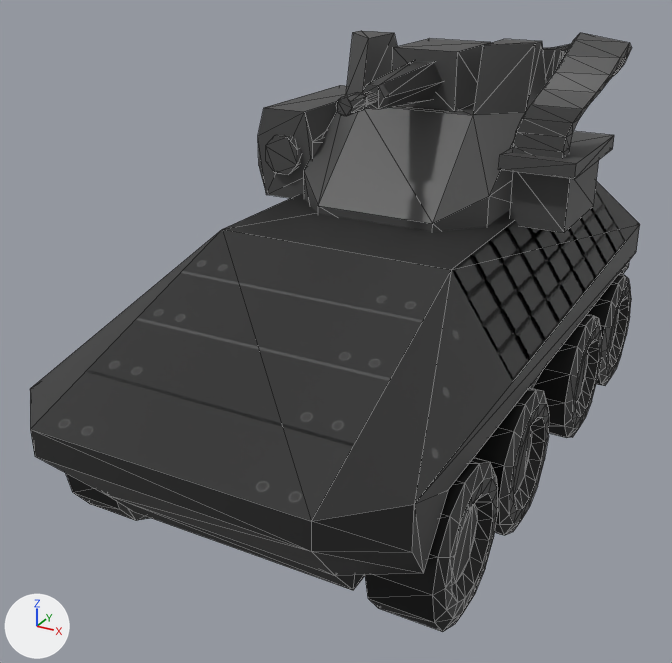
A saved change to the glTF model Assets/Models/Units/AntiInfantry/AntiInfantry.glb.
Before and after are seen from a 50 mm lens placed at (3.22, -6.8, 2.61), pointed at (-0.24, -0.51, -0.54). Lighting does not change. The marker at lower left points along +X, +Y and +Z. Mesh edges are drawn as thin lines. Where no turn or scale is listed for an object, it has been applied to the vertices. Vertices at the same position are counted once.

Names of what the first picture shows: 'Body', 'Body.002', 'Body.003', 'Body.004', 'Body.005', 'Body.009', 'Cannon', 'Turret'.
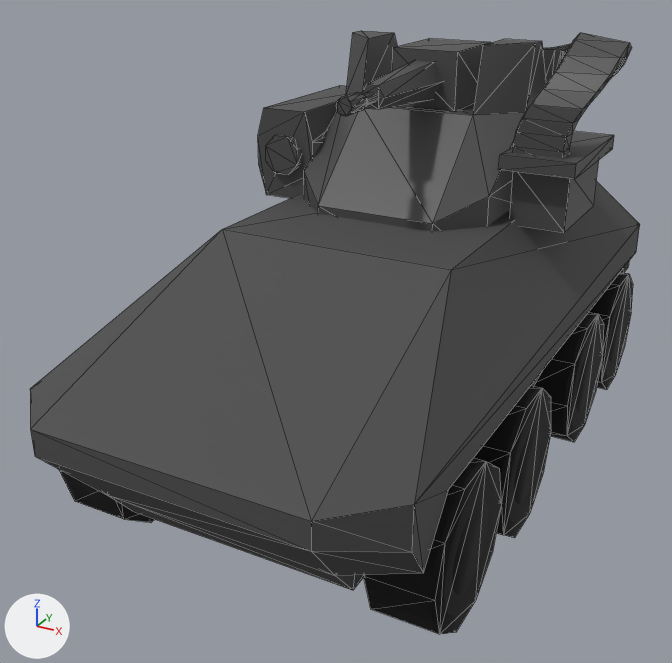
The newer file is also turned or shifted as a whole; pictures and numbers use the older file's frame.

Edits to the scene script, one JSON object a line:
```json
{"op": "add", "block": "img_normal_tire", "code": ["img_normal_tire = load_image('normal_tire', '_unpacked/normal_tire', 1024, 1034, 'Non-Color')"]}
{"op": "add", "block": "mat_body", "code": ["mat_body = principled_material('Body')", "mat_body.base_color = (0.0685, 0.0685, 0.0685)  # dark grey #4a4a4a", "mat_body.roughness = 0.75"]}
{"op": "add", "block": "mat_tire_001", "code": ["mat_tire_001 = bpy.data.materials.new('Tire.001')", "# colours: black #000000", "# uses the picture img_normal_tire"]}
{"block": "me_cube_005", "where": "me_cube_005.from_pydata(...)  # 50 vertices, 92 faces; spans x -1.48..1.48, y -3.14..2.97, z -1.42..0.39"}
{"block": "me_cube_005", "where": "# used by ob_body; location = (0.0, 0.0, 0.0)"}
{"block": "me_cube_005", "change": "me_cube_005 part 1: 92 faces spanning x -1.48..1.48, y -3.14..2.97, z -1.42..0.39 switch from mat_basecolor to mat_body (dark grey #4a4a4a)"}
{"op": "add", "block": "me_cylinder_009", "code": ["me_cylinder_009 = bpy.data.meshes.new('Cylinder.009')", "me_cylinder_009.from_pydata(...)  # a 10-sided cylinder along x spanning x -0.247..0.247, y -0.599..0.599, z -0.569..0.569", "me_cylinder_009.materials.append(mat_tire_001)"]}
{"op": "add", "block": "me_cylinder_005", "code": ["me_cylinder_005 = bpy.data.meshes.new('Cylinder.005')", "me_cylinder_005.from_pydata(...)  # a 10-sided cylinder along x spanning x -0.229..0.265, y -0.599..0.599, z -0.569..0.569", "me_cylinder_005.materials.append(mat_tire_001)"]}
{"op": "remove", "block": "ob_body_002", "code": ["ob_body_002 = bpy.data.objects.new('Body.002', me_cube_002)", "ob_body_002.location = (0.0, 0.0, 0.0)"]}
{"op": "remove", "block": "ob_body_003", "code": ["ob_body_003 = bpy.data.objects.new('Body.003', me_cube_003)", "ob_body_003.location = (0.0, 0.0, 0.0)"]}
{"op": "remove", "block": "ob_body_004", "code": ["ob_body_004 = bpy.data.objects.new('Body.004', me_cube_004)", "ob_body_004.location = (0.0, 0.0, 0.0)"]}
{"op": "remove", "block": "ob_body_005", "code": ["ob_body_005 = bpy.data.objects.new('Body.005', me_cube_006)", "ob_body_005.location = (0.0, 0.0, 0.0)"]}
{"op": "remove", "block": "ob_body_009", "code": ["ob_body_009 = bpy.data.objects.new('Body.009', me_cube_010)", "ob_body_009.location = (0.0, 0.0, 0.0)"]}
{"op": "add", "block": "ob_tire_v2_007", "code": ["ob_tire_v2_007 = bpy.data.objects.new('Tire_v2.007', me_cylinder_009)", "ob_tire_v2_007.location = (-1.3, -1.9, -1.19)"]}
{"op": "add", "block": "ob_tire_v2_003", "code": ["ob_tire_v2_003 = bpy.data.objects.new('Tire_v2.003', me_cylinder_005)", "ob_tire_v2_003.location = (1.28, 2.16, -1.19)"]}
{"op": "add", "block": "ob_tire_v2_002", "code": ["ob_tire_v2_002 = bpy.data.objects.new('Tire_v2.002', me_cylinder_005.copy())", "ob_tire_v2_002.location = (1.28, 0.96, -1.19)"]}
{"op": "add", "block": "ob_tire_v2_001", "code": ["ob_tire_v2_001 = bpy.data.objects.new('Tire_v2.001', me_cylinder_005.copy())", "ob_tire_v2_001.location = (1.28, -0.71, -1.19)"]}
{"op": "add", "block": "ob_tire_v2", "code": ["ob_tire_v2 = bpy.data.objects.new('Tire_v2', me_cylinder_005.copy())", "ob_tire_v2.location = (1.28, -1.9, -1.19)"]}
```

Pixel boxes [x1, y1, x2, y2] of what changed, in the pictures (672 x 663 px):
```json
{"object": "Tire_v2", "change": "added", "after": [363, 458, 502, 634]}
{"object": "Body.005", "change": "deleted", "before": [365, 458, 498, 632], "on screen": "black"}
{"object": "Tire_v2.001", "change": "added", "after": [474, 385, 551, 538]}
{"object": "Body.004", "change": "deleted", "before": [474, 388, 549, 535], "on screen": "black"}
{"object": "Tire_v2.002", "change": "added", "after": [534, 312, 604, 442]}
{"object": "Body.003", "change": "deleted", "before": [533, 314, 602, 438], "on screen": "black"}
{"object": "Tire_v2.003", "change": "added", "after": [589, 272, 633, 390]}
{"object": "Body.002", "change": "deleted", "before": [588, 274, 631, 386], "on screen": "black"}
{"object": "Tire_v2.007", "change": "added", "after": [59, 470, 155, 523]}
{"object": "Body.009", "change": "deleted", "before": [66, 473, 149, 521], "on screen": "black"}
{"part": 1, "of": "me_cube_005", "change": "recoloured", "before": [30, 187, 629, 586], "after": [30, 187, 629, 586], "on screen": "black to grey"}
```
